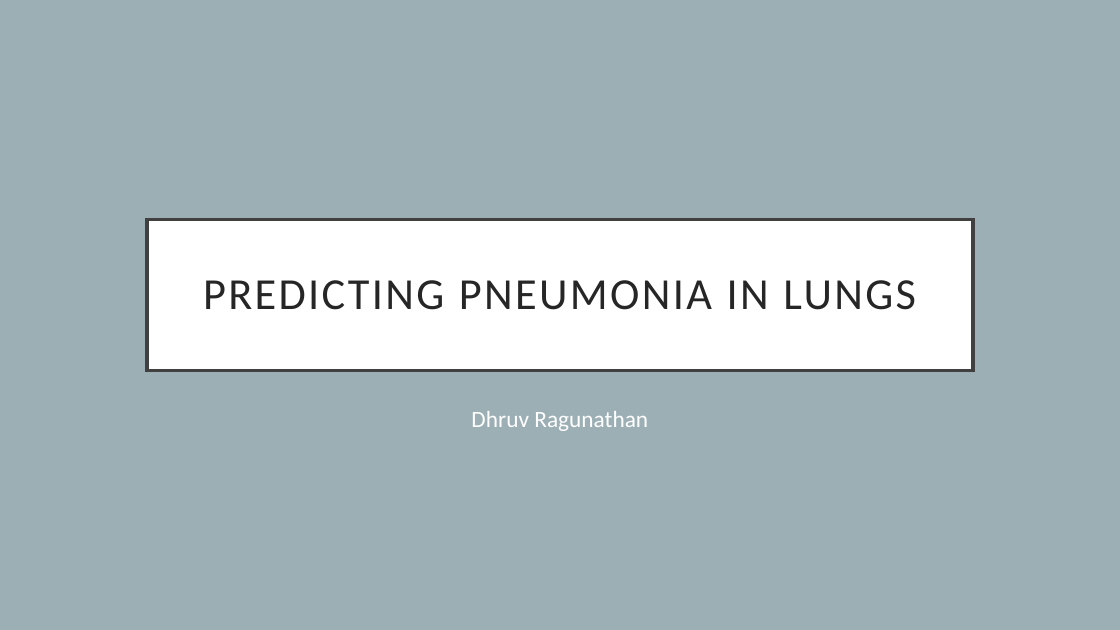
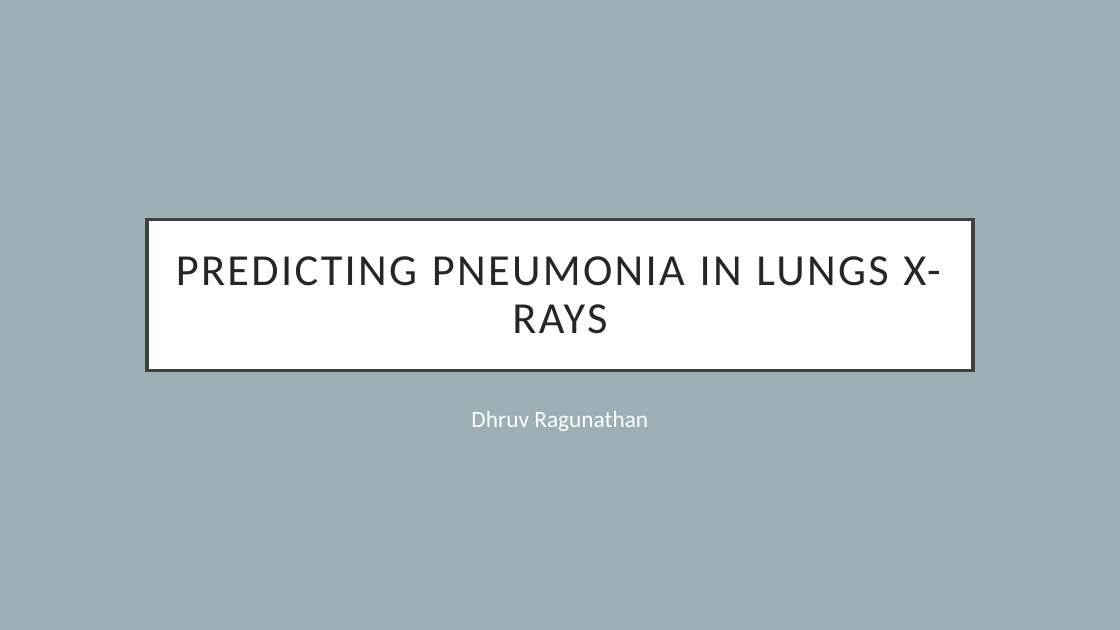
Before and after one commit to dragunat2016/Pneumonia_Image_Detection, a slide deck: slide 1 of Presentation/Presentation.pptx. Drawn at 1120x630 pixels with LibreOffice and Linux fonts; fonts in the diff are those of the drawing. Boxes give left, top, right and bottom in pixels: in the first picture for what was removed or moved away, otherwise in the second. Text is boxed around its words. In the diff, an @@ line names an element or a change of style, - is before the commit and + after.

```diff
--- a/Presentation/Presentation.pptx
+++ b/Presentation/Presentation.pptx
@@ title at [176, 256, 940, 334]: text changed @@
-PREDICTING PNEUMONIA IN LUNGS
+PREDICTING PNEUMONIA IN LUNGS X-RAYS
```
Also in this commit, not shown: 3 other slides changed, 4 slides added, 2 slides removed, 5 other files.
